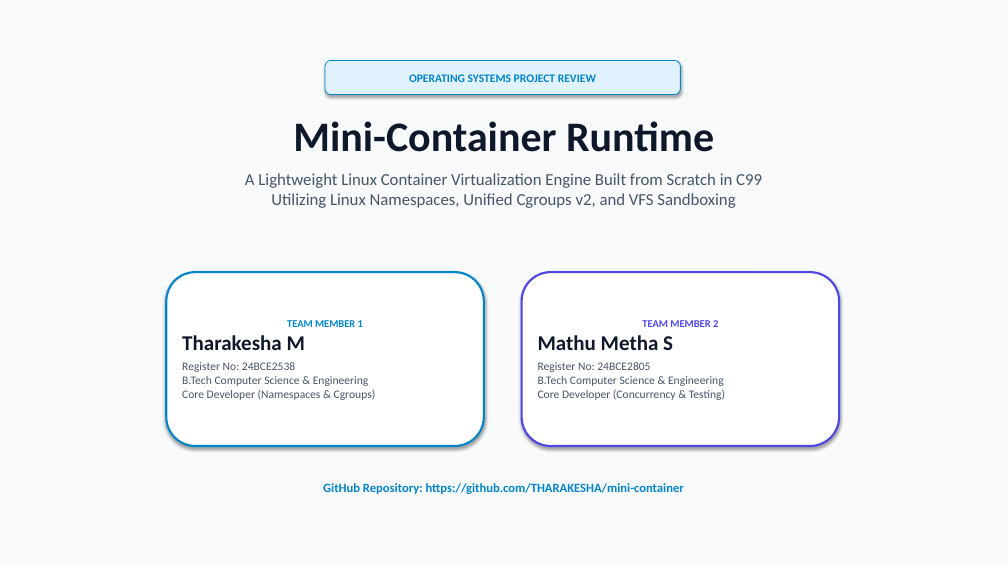
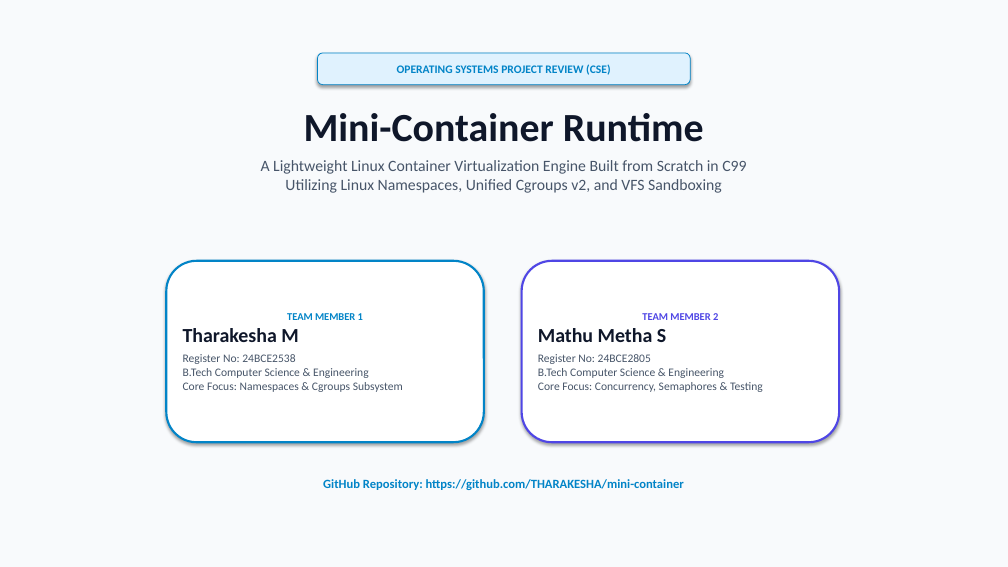
Before and after one commit to THARAKESHA/mini-container, a slide deck: slide 1 of presentation.pptx. Drawn at 1008x567 pixels with LibreOffice and Linux fonts; fonts in the diff are those of the drawing. Boxes give left, top, right and bottom in pixels: in the first picture for what was removed or moved away, otherwise in the second. Text is boxed around its words. In the diff, an @@ line names an element or a change of style, - is before the commit and + after.

Commit message:
Review: Expand presentation to 16-slide academic deck in bright theme

```diff
--- a/presentation.pptx
+++ b/presentation.pptx
@@ rounded rectangle "OPERATING SYSTEMS PROJECT REVIEW (CSE)": place and size @@
-rounded rectangle "OPERATING SYSTEMS PROJECT REVIEW (CSE)" at [325,60,681,95]
+rounded rectangle "OPERATING SYSTEMS PROJECT REVIEW (CSE)" at [318,53,690,85]
@@ text in rounded rectangle at [397,64,610,75]: text changed @@
-OPERATING SYSTEMS PROJECT REVIEW
+OPERATING SYSTEMS PROJECT REVIEW (CSE)
@@ text "Mini-Container Runtime": place and size @@
-text "Mini-Container Runtime" at [245,121,762,208]
+text "Mini-Container Runtime" at [261,113,746,193]
@@ text "Mini-Container Runtime" at [261,113,746,193]: size 40 to 38 pt in "Mini-Container Runtime"; size 16 to 15 pt in "A Lightweight Linux Container Virtualization Engine Built ..."; less space between paragraphs @@
@@ rounded rectangle "TEAM MEMBER 1": place and size @@
-rounded rectangle "TEAM MEMBER 1" at [166,272,484,446]
+rounded rectangle "TEAM MEMBER 1" at [166,261,484,442]
@@ rounded rectangle "TEAM MEMBER 2": place and size @@
-rounded rectangle "TEAM MEMBER 2" at [522,272,839,446]
+rounded rectangle "TEAM MEMBER 2" at [522,261,839,442]
@@ text in rounded rectangle at [183,328,298,342]: size 20 to 19 pt in "Tharakesha M" @@
@@ text in rounded rectangle at [538,328,666,342]: size 20 to 19 pt in "Mathu Metha S" @@
@@ text in rounded rectangle at [183,354,403,392]: text changed @@
-Register No: 24BCE2538
-B.Tech Computer Science & Engineering
-Core Developer (Namespaces & Cgroups)
+Register No: 24BCE2538
+B.Tech Computer Science & Engineering
+Core Focus: Namespaces & Cgroups Subsystem
@@ text in rounded rectangle at [538,354,763,392]: text changed @@
-Register No: 24BCE2805
-B.Tech Computer Science & Engineering
-Core Developer (Concurrency & Testing)
+Register No: 24BCE2805
+B.Tech Computer Science & Engineering
+Core Focus: Concurrency, Semaphores & Testing
@@ text "GitHub Repository: https://github.com/THARAKESHA/mini-contai ...": place and size @@
-text "GitHub Repository: https://github.com/THARAKESHA/mini-contai ..." at [323,483,684,494]
+text "GitHub Repository: https://github.com/THARAKESHA/mini-contai ..." at [323,479,684,490]
```
Also in this commit, not shown: 6 other slides changed, 9 slides added, 1 slide removed, 3 other files.
